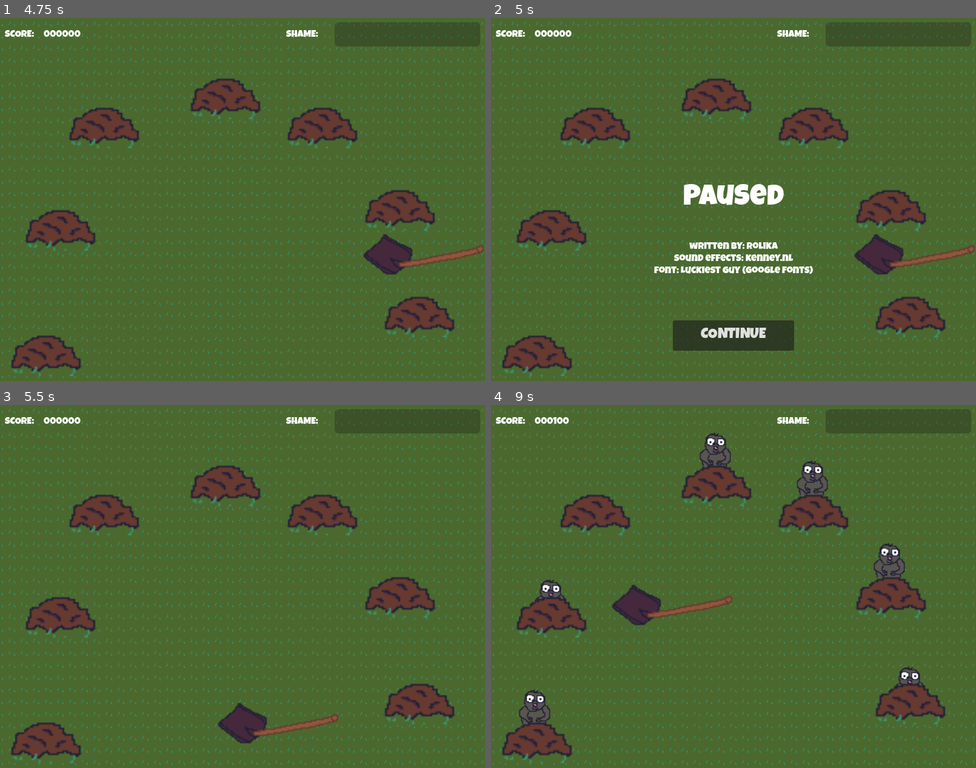
Above: before the commit, frames 1-4 (two rows, left to right).
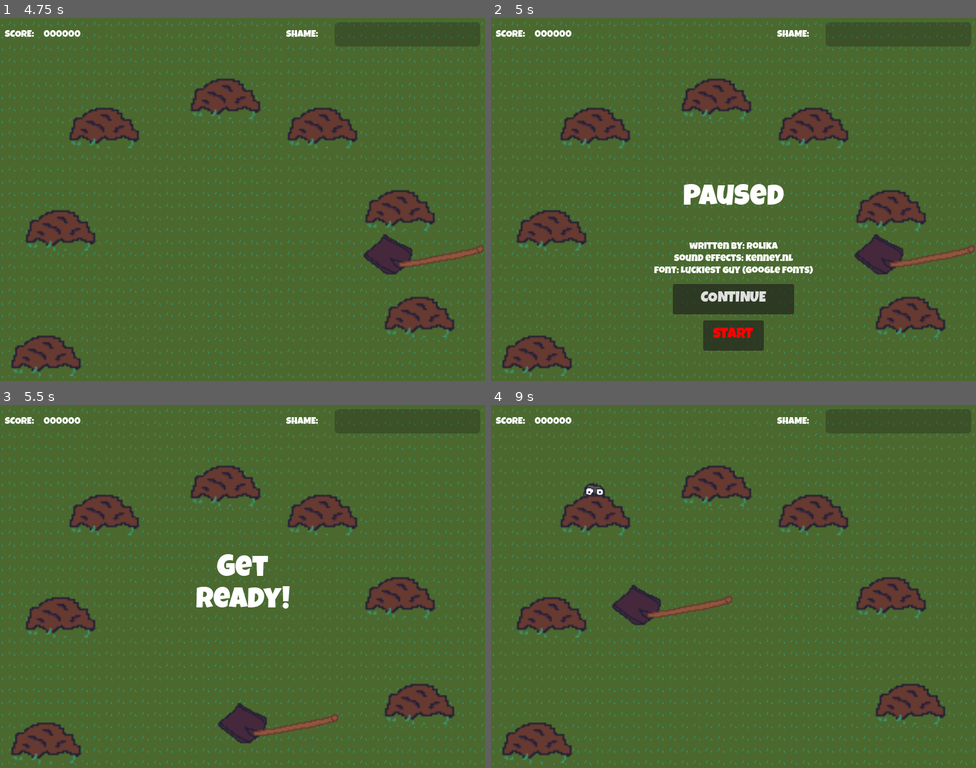
Above: after the commit, the same moments.

Repository: rolika/Mole
Game: Godot game, scene res://main.tscn
Two runs of this game, one before a commit and one after it. Both use one fixed random seed, a clock stepped at 60 frames per second and the inputs below.
Inputs (mouse positions are in pixels of both pictures, inside the frame that each line leads up to):
- Up to frame 1 (4.75 s): click "START" at 0.5 s; tap Enter at 1.25, 2.75, 4.25 s; move the mouse to (349, 181) at 1.27 s; press the mouse at (349, 181) at 1.28 s; tap Space at 2, 3.5 s; move the mouse to (145, 217) at 2.02 s; release the mouse at (145, 217) at 2.03 s; click (145, 217) at 2.1 s; move the mouse to (291, 119) at 2.77 s; press the mouse at (291, 119) at 2.78 s; move the mouse to (218, 272) at 3.52 s; release the mouse at (218, 272) at 3.53 s; click (218, 272) at 3.6 s; move the mouse to (388, 253) at 4.27 s; press the mouse at (388, 253) at 4.28 s
- Up to frame 2 (5 s): tap Escape (pause) at 4.9 s
- Up to frame 3 (5.5 s): release the mouse at (388, 640) at 5 s; click (242, 720) at 5 s, where only the run after the commit has a clickable "START"
- Up to frame 4 (9 s): tap Space at 5.75 s; move the mouse to (588, 532) at 5.77 s; click (588, 532) at 5.85 s; move the mouse to (757, 586) at 6.52 s; press the mouse at (757, 586) at 6.53 s; move the mouse to (660, 495) at 7.27 s; release the mouse at (660, 495) at 7.28 s; click (660, 495) at 7.35 s; move the mouse to (840, 568) at 8.02 s; press the mouse at (840, 568) at 8.03 s; move the mouse to (636, 604) at 8.77 s; release the mouse at (636, 604) at 8.78 s; click (636, 604) at 8.85 s

Frame 1 is identical in both runs. In frame 2, 3.4% of the frame differs, in the area x 37-63%, y 73-92%; in frame 3, 1.2%; in frame 4, 2.4%.

Commit message:
restart a new game

Diff:
--- a/hud.gd
+++ b/hud.gd
@@ -2,6 +2,7 @@
 
 
 signal start_game
+signal new_game
 
 
 var format_score = "%06d"
@@ -21,7 +22,11 @@
 
 
 func _on_start_button_pressed():
+	get_tree().paused = false
+	new_game.emit()
 	$StartButton.hide()
+	$ContinueButton.hide()
+	$CreditsLabel.hide()
 	$ScoreValue.text = format_score % 0
 	$ShameBar.value = 0
 	$Title.text = "Get\nready!"
@@ -44,10 +49,12 @@
 	$Title.show()
 	$ContinueButton.show()
 	$CreditsLabel.show()
+	$StartButton.show()
 
 
 func _on_continue_button_pressed():
 	$Title.hide()
 	$ContinueButton.hide()
 	$CreditsLabel.hide()
+	$StartButton.hide()
 	get_tree().paused = false
--- a/hud.tscn
+++ b/hud.tscn
@@ -27,6 +27,7 @@
 vertical_alignment = 1
 
 [node name="StartButton" type="Button" parent="."]
+process_mode = 3
 anchors_preset = 7
 anchor_left = 0.5
 anchor_top = 1.0
@@ -93,9 +94,9 @@
 anchor_right = 0.5
 anchor_bottom = 1.0
 offset_left = -100.0
-offset_top = -100.0
+offset_top = -160.0
 offset_right = 100.0
-offset_bottom = -50.0
+offset_bottom = -110.0
 grow_horizontal = 2
 grow_vertical = 0
 theme_override_fonts/font = ExtResource("2_upekl")
--- a/main.gd
+++ b/main.gd
@@ -37,8 +37,7 @@
 
 
 func _on_hud_start_game():
-	score = 0
-	shame = 0
+	_on_hud_new_game()
 	get_tree().call_group("moles", "new_session")
 
 
@@ -50,3 +49,11 @@
 
 func _on_player_smashed():
 	miss = 0
+
+
+func _on_hud_new_game():
+	score = 0
+	$HUD.update_score(score)
+	shame = 0
+	$HUD.update_shame(shame)
+	get_tree().call_group("moles", "stand_by")
--- a/main.tscn
+++ b/main.tscn
@@ -115,4 +115,5 @@
 [connection signal="mole_safe" from="MoleHill6" to="Mole6" method="_on_mole_hill_mole_safe"]
 [connection signal="mole_exposed" from="MoleHill7" to="Mole7" method="_on_mole_hill_mole_exposed"]
 [connection signal="mole_safe" from="MoleHill7" to="Mole7" method="_on_mole_hill_mole_safe"]
+[connection signal="new_game" from="HUD" to="." method="_on_hud_new_game"]
 [connection signal="start_game" from="HUD" to="." method="_on_hud_start_game"]
